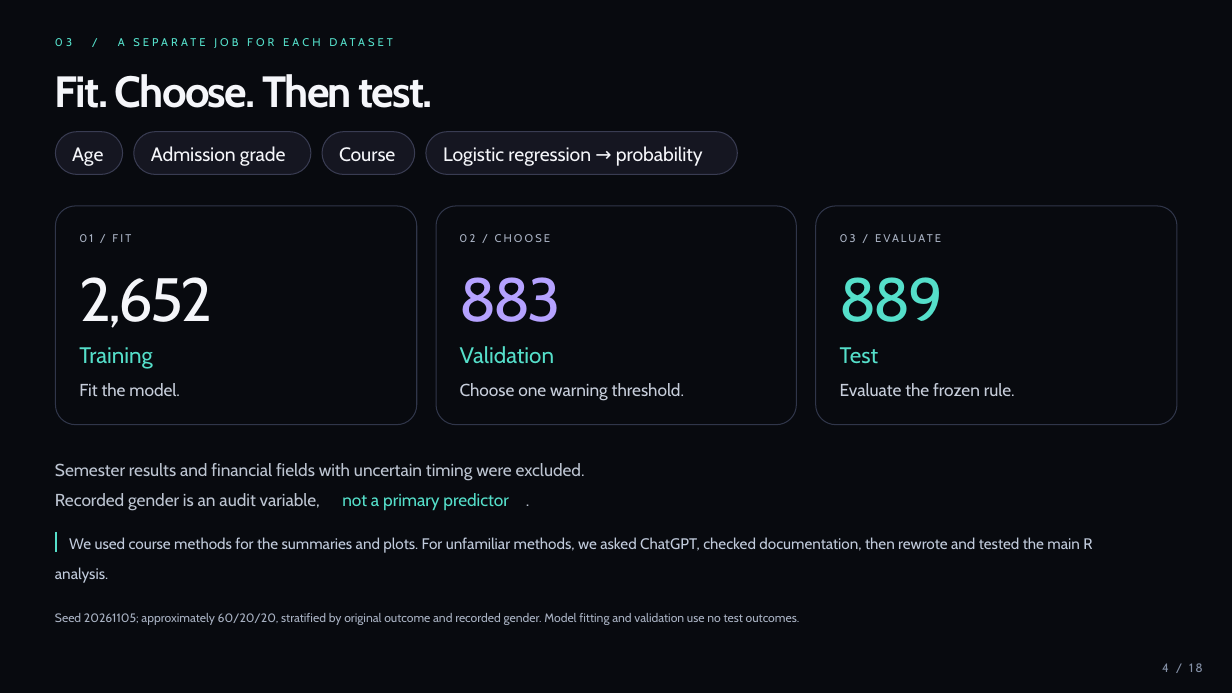
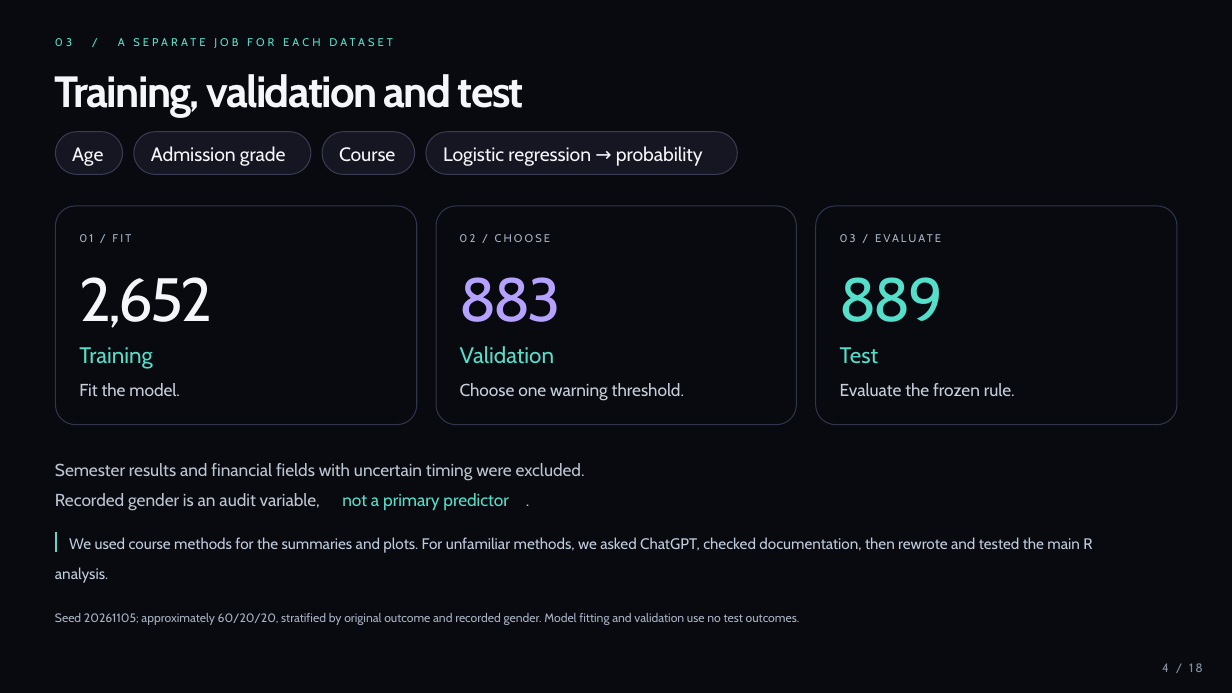
Before and after one commit to Tigershengsheng/ids-project, a slide deck: slide 4 of output/powerpoint/Student_Dropout_Presentation.pptx. Drawn at 1232x693 pixels with LibreOffice and Linux fonts; fonts in the diff are those of the drawing. Boxes give left, top, right and bottom in pixels: in the first picture for what was removed or moved away, otherwise in the second. Text is boxed around its words. In the diff, an @@ line names an element or a change of style, - is before the commit and + after.

```diff
--- a/output/powerpoint/Student_Dropout_Presentation.pptx
+++ b/output/powerpoint/Student_Dropout_Presentation.pptx
@@ text at bbox=[55, 74, 524, 117]: text changed @@
-Fit. Choose. Then test.
+Training, validation and test
```
Also in this commit, not shown: 6 other slides changed, 20 other files.
